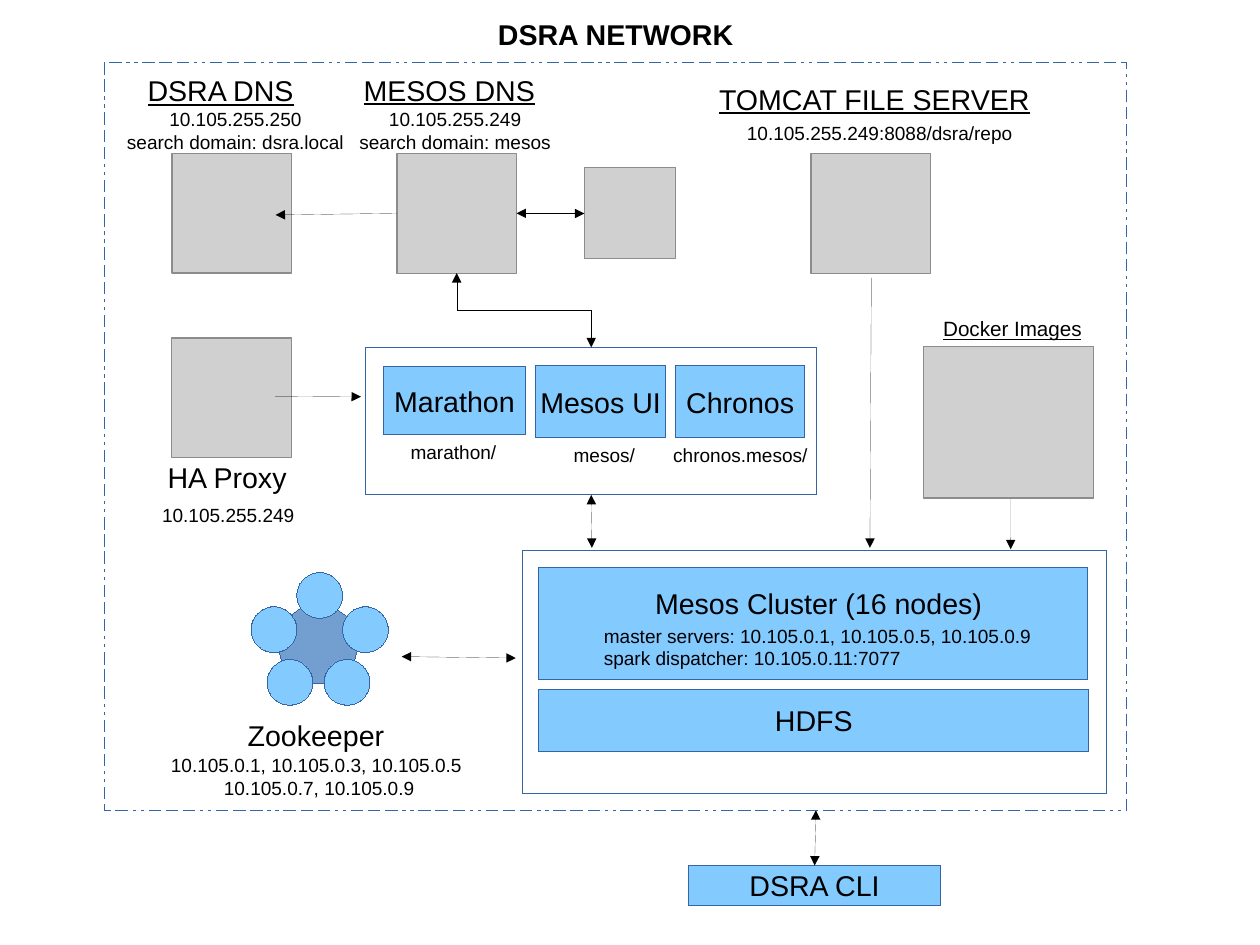
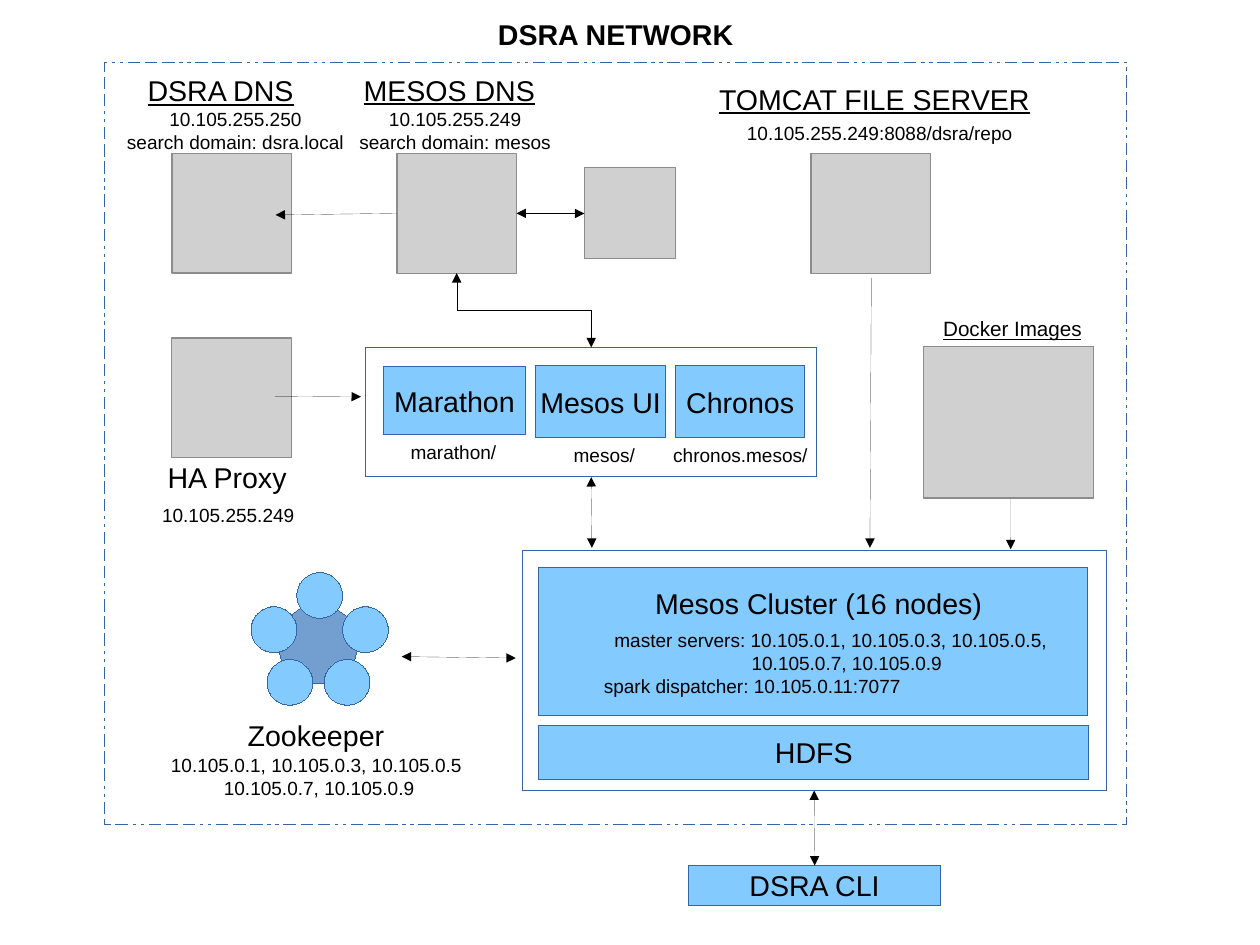
Before and after one commit to aglahe/dsra-dcos, a slide deck: slide 1 of docs/architecture.odp. Drawn at 1260x945 pixels with LibreOffice and Linux fonts; fonts in the diff are those of the drawing; grey boxes stand for pictures. Boxes give left, top, right and bottom in pixels: in the first picture for what was removed or moved away, otherwise in the second. Text is boxed around its words. In the diff, an @@ line names an element or a change of style, - is before the commit and + after.

```diff
--- a/docs/architecture.odp
+++ b/docs/architecture.odp
@@ rectangle: place and size @@
-rectangle at [104, 63, 1127, 811]
+rectangle at [104, 63, 1127, 826]
@@ rectangle: place and size @@
-rectangle at [366, 348, 816, 495]
+rectangle at [366, 348, 816, 477]
@@ double arrow moved from (591, 495) - (592, 548) to (591, 477) - (592, 548) @@
@@ rectangle: place and size @@
-rectangle at [523, 550, 1107, 794]
+rectangle at [523, 550, 1107, 790]
@@ rectangle: place and size @@
-rectangle at [540, 567, 1088, 680]
+rectangle at [540, 567, 1088, 716]
@@ text at [614, 633, 1046, 673]: text changed @@
-master servers: 10.105.0.1, 10.105.0.5, 10.105.0.9
+master servers: 10.105.0.1, 10.105.0.3, 10.105.0.5,
+10.105.0.7, 10.105.0.9
@@ rectangle "HDFS": place and size @@
-rectangle "HDFS" at [540, 689, 1090, 751]
+rectangle "HDFS" at [540, 726, 1090, 780]
@@ double arrow moved from (815, 866) - (816, 811) to (815, 866) - (814, 791) @@
```
Also in this commit, not shown: 1 other file.
